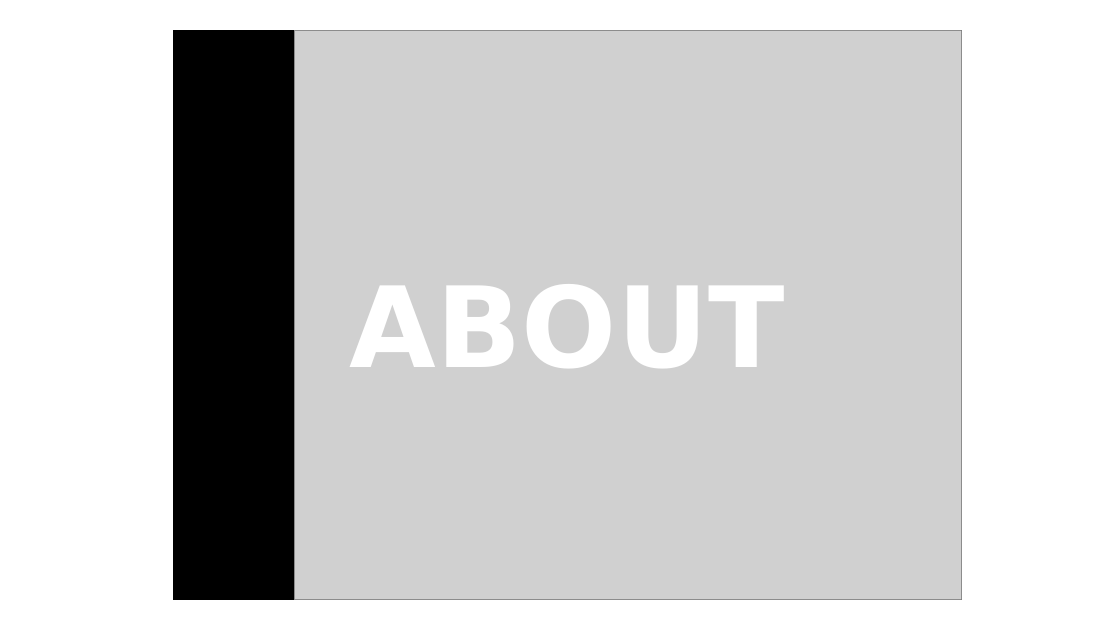
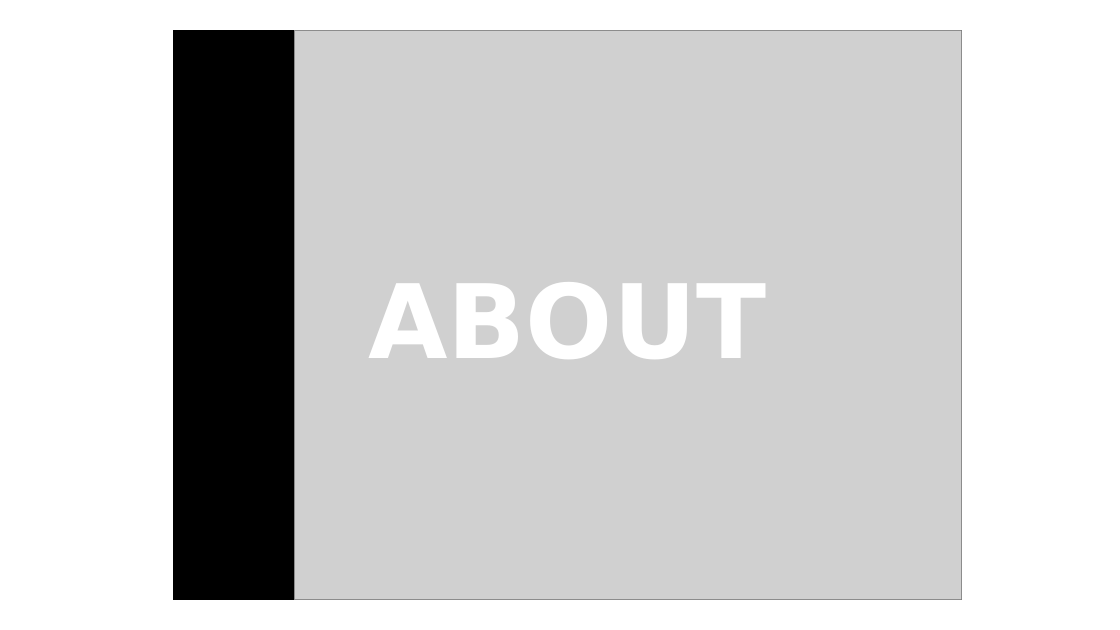
Before and after one commit to cassjstone/Wantaugh-Lacrosse-Website, a slide deck: slide 1 of Nav buttons.pptx. Drawn at 1120x630 pixels with LibreOffice and Linux fonts; fonts in the diff are those of the drawing; grey boxes stand for pictures. Boxes give left, top, right and bottom in pixels: in the first picture for what was removed or moved away, otherwise in the second. Text is boxed around its words. In the diff, an @@ line names an element or a change of style, - is before the commit and + after.

```diff
--- a/Nav buttons.pptx
+++ b/Nav buttons.pptx
@@ text "ABOUT" at bbox=[368, 282, 766, 359]: size 96 to 88 pt @@
```
Also in this commit, not shown: 1 slide added, 1 slide removed, 8 other files.
